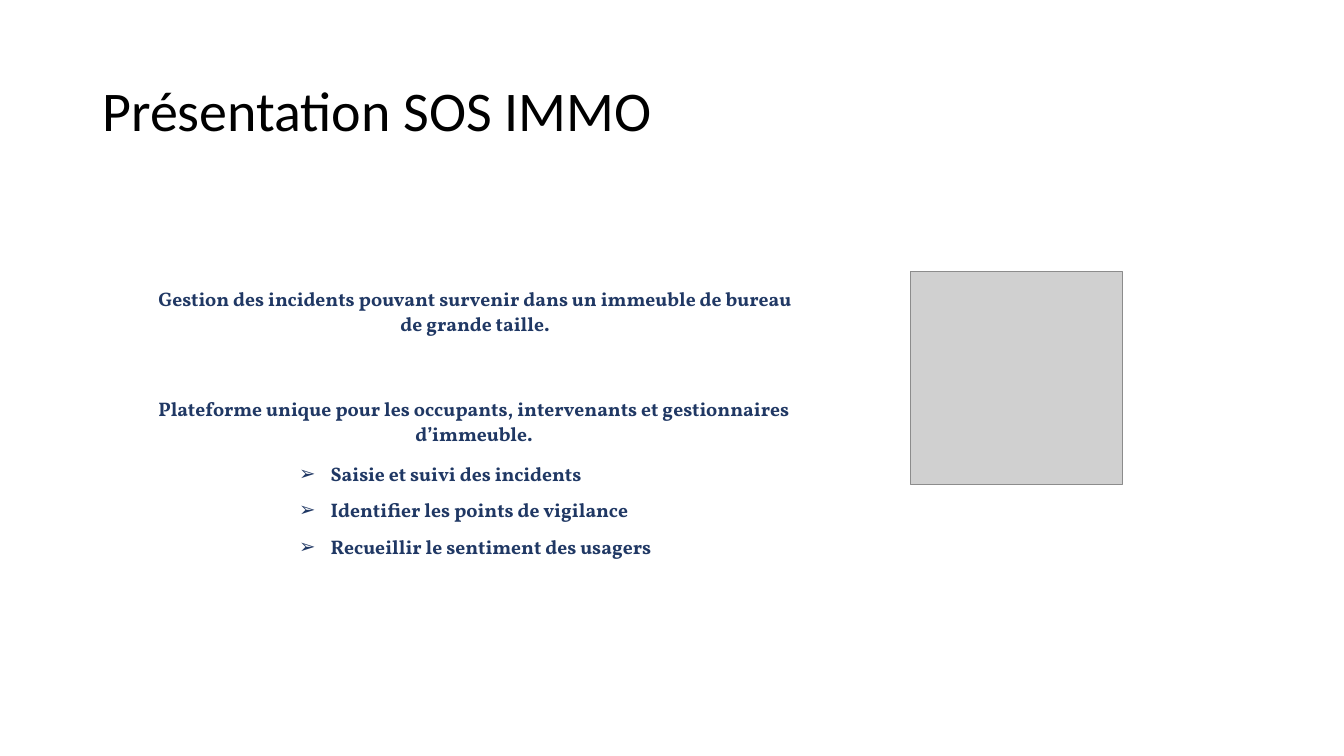
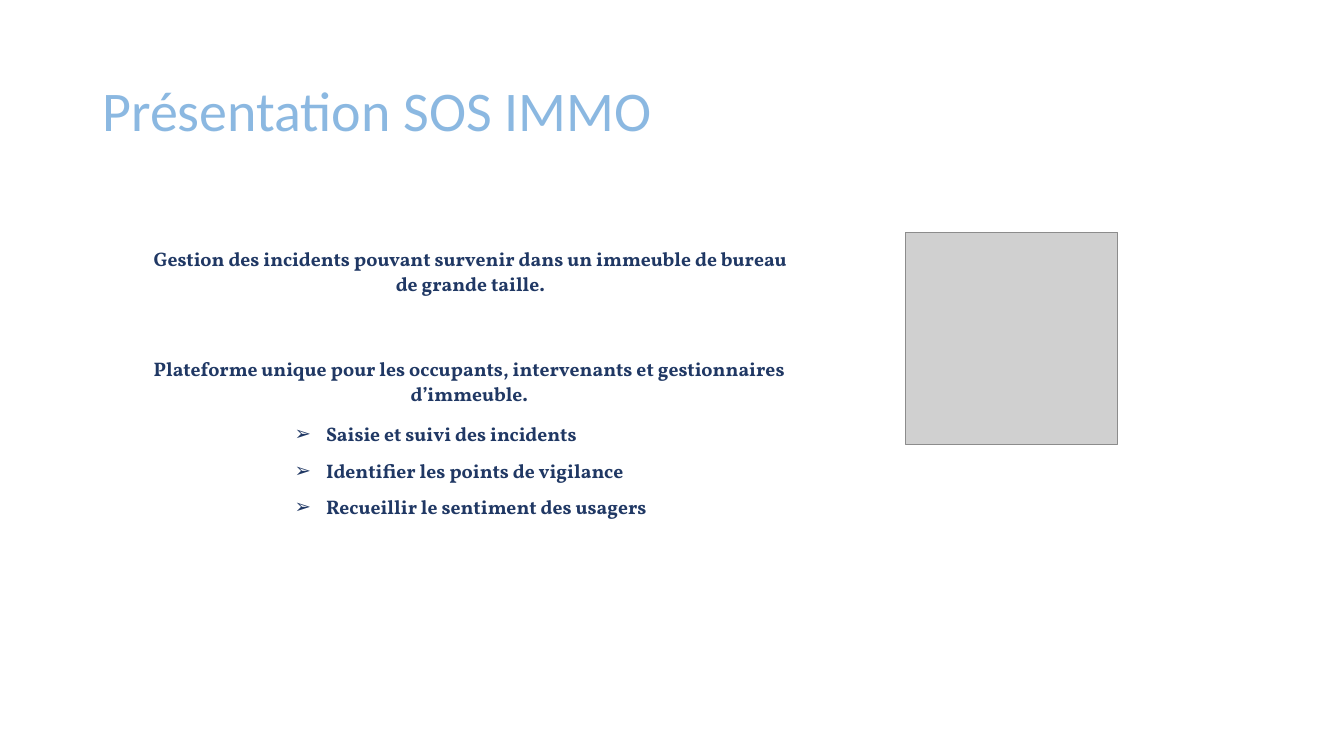
Before and after one commit to mapette/sos_immo_backend, a slide deck: slide 2 of doc/présentation V5.pptx. Drawn at 1344x756 pixels with LibreOffice and Linux fonts; fonts in the diff are those of the drawing; grey boxes stand for pictures. Boxes give left, top, right and bottom in pixels: in the first picture for what was removed or moved away, otherwise in the second. Text is boxed around its words. In the diff, an @@ line names an element or a change of style, - is before the commit and + after.

```diff
--- a/doc/présentation V5.pptx
+++ b/doc/présentation V5.pptx
@@ title "Présentation SOS IMMO" at (102, 92, 652, 132): text colour #000000 to gradient #5B9BD5 to #4472C4; vertical alignment middle to bottom @@
@@ 3 texts, 1 picture: place and size @@
-3 texts, 1 picture at (158, 272, 1122, 559)
+3 texts, 1 picture at (154, 232, 1118, 519)
```
Also in this commit, not shown: 15 other slides changed, 1 slide removed, 9 other files.
